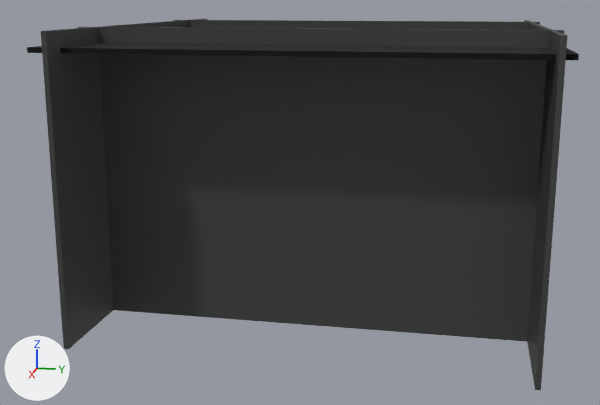
One commit to the glTF model GB.gltf: the scene before it, then after it.
Rendered twice from a 50 mm lens placed at (374.0, 64.0, 134.0), pointed at (4.0, -10.0, 42.0). The axes (+X, +Y, +Z) are drawn at lower left. The lights are the same throughout. Where no turn or scale is listed for an object, it has been applied to the vertices.

The scene before the commit, as lines of its bpy script (objects in view):
```python
me_cube = bpy.data.meshes.new('Cube')
me_cube.from_pydata(...)  # a box spanning x -1.0..1.0, y -96.0..96.0, z -61.0..61.0
me_cube.materials.append(mat_lightgray)  # black #3d3d3d
me_cube_018 = bpy.data.meshes.new('Cube.018')
me_cube_018.from_pydata(...)  # a box spanning x -96.0..96.0, y -1.0..1.0, z -61.0..61.0
me_cube_018.materials.append(mat_lightgray)  # black #3d3d3d
me_cube_019 = bpy.data.meshes.new('Cube.019')
me_cube_019.from_pydata(...)  # a box spanning x -1.0..1.0, y -96.0..96.0, z -61.0..61.0
me_cube_019.materials.append(mat_lightgray)  # black #3d3d3d
ob_cube_021 = bpy.data.objects.new('Cube.021', me_cube)
ob_cube_021.location = (48.4, 1.6, 61.6)
ob_cube_025 = bpy.data.objects.new('Cube.025', me_cube_018)
ob_cube_025.location = (-3.1, 92.9, 61.6)
ob_cube_027 = bpy.data.objects.new('Cube.027', me_cube_019)
ob_cube_027.location = (-66.8, 1.6, 61.6)
# also in view: 'DeadZone.001' at (0.0, 0.0, 115.0); 'Cube.030' at (-3.0, -87.0, 62.0)
```
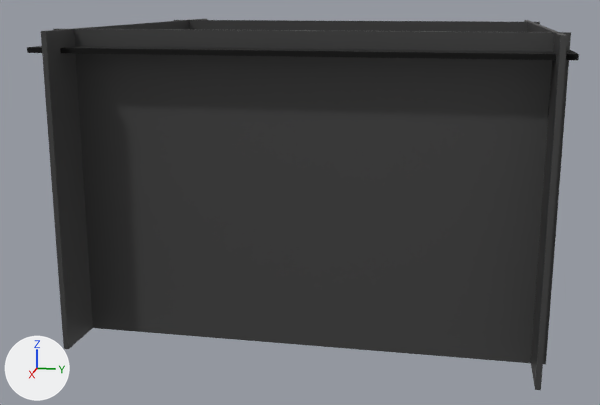
Location of each change, (x1, y1, x2, y2) in pixels of the pictures (600 x 405 px):
'Cube.021', moved
    before: (78, 27, 565, 342)
    after: (53, 29, 571, 365)

Edits to the bpy script that builds the scene:
```text
Change ob_cube_021:
    ob_cube_021.location: (48.4, 1.6, 61.6) -> (69.4, 1.6, 61.6)
```
